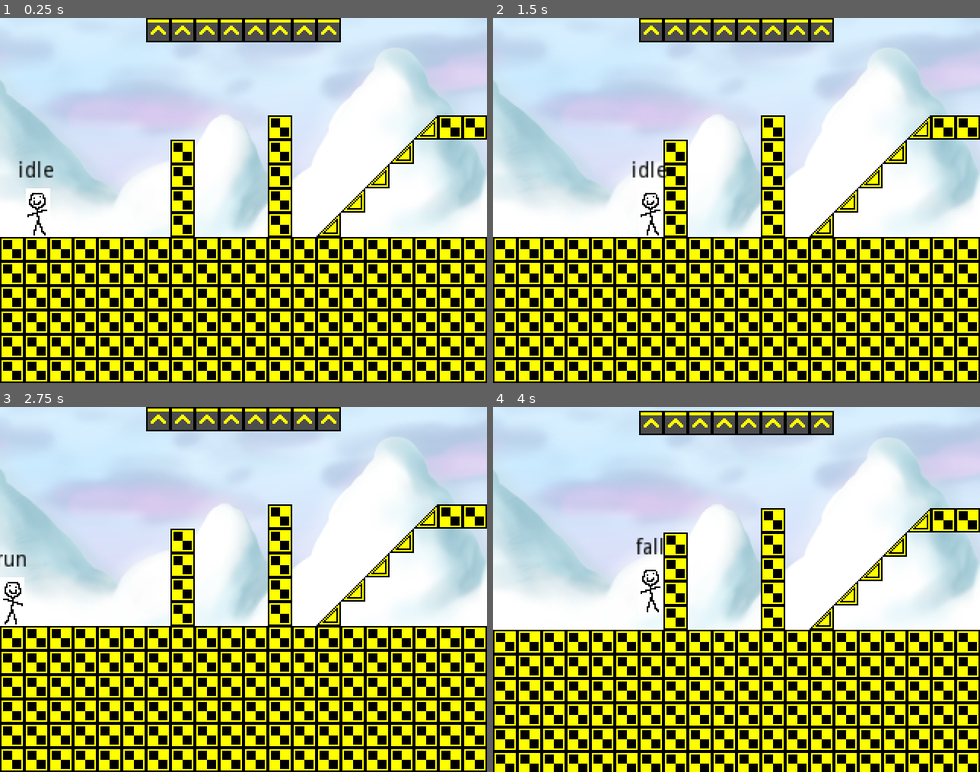
Above: before the commit, frames 1-4 (two rows, left to right).
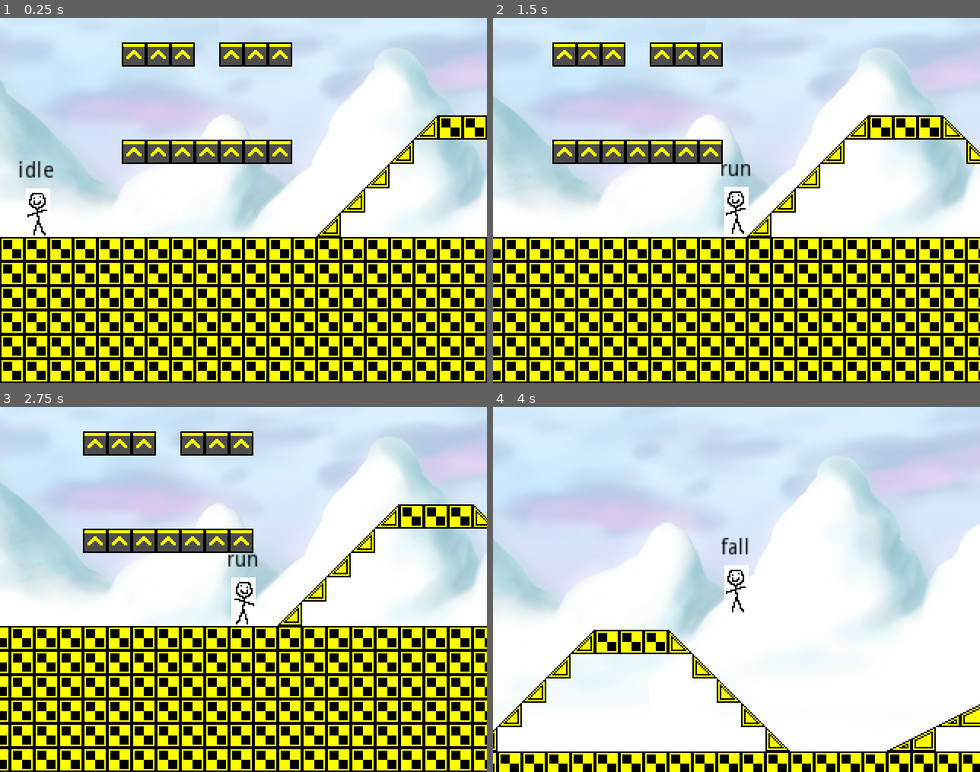
Above: after the commit, the same moments.

Repository: Alzter/RetroTux
Game: Godot game, scene res://Scenes/TestLevel.tscn
Same seed, same stepped clock (60 frames per second), same inputs: the game is played once before the commit and once after it.
Inputs:
- Up to frame 1 (0.25 s): no input
- Up to frame 2 (1.5 s): tap Enter at 0.5 s; hold Right (move_right) from 0.53 s (still down); tap X (jump) at 0.77 s
- Up to frame 3 (2.75 s): tap X (jump) at 1.52 s; release Right (move_right) at 2.03 s; hold Left (move_left) from 2.03 s (still down)
- Up to frame 4 (4 s): release Left (move_left) at 2.78 s; hold Right (move_right) from 2.78 s (still down); tap X (jump) at 3.02, 3.77 s

The runs differ from the first frame. In frame 1, 9.1% of the frame differs, in the area x 25-70%, y 0-60%; in frame 2, 40%; in frame 3, 38%; in frame 4, 57%, in the area x 0-100%, y 1-100%.

Commit message:
Hacky solution to fix slope related raycast bugs
Just change the entire hitbox when the player isn't on a slope!

i'm sure this won't cause bugs

Diff:
--- a/src/Scenes/Players/Player.gd
+++ b/src/Scenes/Players/Player.gd
@@ -39,3 +39,13 @@
 func camera_update():
 	position.x = clamp(position.x, camera.limit_left + 8, camera.limit_right - 8)
 	camera.position = position
+
+func hitbox_update():
+	var floor_normal = $SlopeDetector.get_collision_normal()
+	var on_slope = int(floor_normal != Vector2(0, -1) and (is_on_floor() or was_on_floor))
+
+	$Ray1.disabled = !on_slope
+	$Ray2.disabled = !on_slope
+	$Ray3.disabled = !on_slope
+	$HitboxSlope.disabled = !on_slope
+	$Hitbox.disabled = on_slope
--- a/src/Scenes/Players/Player.tscn
+++ b/src/Scenes/Players/Player.tscn
@@ -14,6 +14,9 @@
 
 [sub_resource type="RectangleShape2D" id=4]
 extents = Vector2( 8, 12 )
+
+[sub_resource type="RectangleShape2D" id=5]
+extents = Vector2( 8, 16 )
 
 [sub_resource type="RayShape2D" id=3]
 length = 16.0
@@ -37,20 +40,30 @@
 wait_time = 0.5
 one_shot = true
 
-[node name="CollisionShape2D" type="CollisionShape2D" parent="."]
+[node name="SlopeDetector" type="RayCast2D" parent="."]
+enabled = true
+cast_to = Vector2( 0, 32 )
+
+[node name="HitboxSlope" type="CollisionShape2D" parent="."]
 position = Vector2( 0, -4 )
 shape = SubResource( 4 )
 
-[node name="CollisionShape2D2" type="CollisionShape2D" parent="."]
+[node name="Hitbox" type="CollisionShape2D" parent="."]
+shape = SubResource( 5 )
+
+[node name="Ray1" type="CollisionShape2D" parent="."]
+position = Vector2( -8, 0 )
 shape = SubResource( 3 )
+disabled = true
 
-[node name="CollisionShape2D4" type="CollisionShape2D" parent="."]
+[node name="Ray2" type="CollisionShape2D" parent="."]
+shape = SubResource( 3 )
+disabled = true
+
+[node name="Ray3" type="CollisionShape2D" parent="."]
 position = Vector2( 8, 0 )
 shape = SubResource( 3 )
-
-[node name="CollisionShape2D3" type="CollisionShape2D" parent="."]
-position = Vector2( -8, 0 )
-shape = SubResource( 3 )
+disabled = true
 
 [node name="Label" type="Label" parent="."]
 anchor_left = 0.5
--- a/src/Scenes/Players/SMPlayer.gd
+++ b/src/Scenes/Players/SMPlayer.gd
@@ -8,6 +8,7 @@
 	call_deferred("set_state", "idle")
 
 func _state_logic(delta):
+	parent.hitbox_update()
 	_jump_inputs()
 	parent.move_input()
 	parent.apply_gravity(delta)
--- a/src/Scenes/TestLevel.tscn
+++ b/src/Scenes/TestLevel.tscn
@@ -23,17 +23,11 @@
 [sub_resource type="ConvexPolygonShape2D" id=6]
 points = PoolVector2Array( 16, 0, 0, 16, 0, 0, 16, 0 )
 
-[sub_resource type="ConvexPolygonShape2D" id=7]
-points = PoolVector2Array( 16, 16, 0, 16, 0, 0, 16, 8 )
+[sub_resource type="ConvexPolygonShape2D" id=12]
+points = PoolVector2Array( 0, 0, 32, 16, 0, 16 )
 
-[sub_resource type="ConvexPolygonShape2D" id=8]
-points = PoolVector2Array( 0, 8, 16, 16, 0, 16 )
-
-[sub_resource type="ConvexPolygonShape2D" id=9]
-points = PoolVector2Array( 16, 16, 0, 16, 0, 8, 16, 0 )
-
-[sub_resource type="ConvexPolygonShape2D" id=10]
-points = PoolVector2Array( 16, 16, 0, 16, 16, 8 )
+[sub_resource type="ConvexPolygonShape2D" id=13]
+points = PoolVector2Array( 32, 16, 0, 16, 32, 0 )
 
 [sub_resource type="TileSet" id=11]
 0/name = "test.png 0"
@@ -63,8 +57,8 @@
 1/shapes = [ {
 "autotile_coord": Vector2( 0, 0 ),
 "one_way": true,
-"one_way_margin": 1.0,
-"shape": SubResource( 2 ),
+"one_way_margin": 0.0,
+"shape": SubResource( 14 ),
 "shape_transform": Transform2D( 1, 0, 0, 1, 0, 0 )
 } ]
 1/z_index = 0
@@ -136,7 +130,7 @@
 6/texture = ExtResource( 1 )
 6/tex_offset = Vector2( 0, 0 )
 6/modulate = Color( 1, 1, 1, 1 )
-6/region = Rect2( 48, 0, 16, 16 )
+6/region = Rect2( 48, 0, 32, 16 )
 6/tile_mode = 0
 6/occluder_offset = Vector2( 0, 0 )
 6/navigation_offset = Vector2( 0, 0 )
@@ -144,7 +138,7 @@
 "autotile_coord": Vector2( 0, 0 ),
 "one_way": false,
 "one_way_margin": 1.0,
-"shape": SubResource( 7 ),
+"shape": SubResource( 12 ),
 "shape_transform": Transform2D( 1, 0, 0, 1, 0, 0 )
 } ]
 6/z_index = 0
@@ -152,7 +146,7 @@
 7/texture = ExtResource( 1 )
 7/tex_offset = Vector2( 0, 0 )
 7/modulate = Color( 1, 1, 1, 1 )
-7/region = Rect2( 64, 0, 16, 16 )
+7/region = Rect2( 48, 16, 32, 16 )
 7/tile_mode = 0
 7/occluder_offset = Vector2( 0, 0 )
 7/navigation_offset = Vector2( 0, 0 )
@@ -160,42 +154,10 @@
 "autotile_coord": Vector2( 0, 0 ),
 "one_way": false,
 "one_way_margin": 1.0,
-"shape": SubResource( 8 ),
+"shape": SubResource( 13 ),
 "shape_transform": Transform2D( 1, 0, 0, 1, 0, 0 )
 } ]
 7/z_index = 0
-8/name = "test.png 8"
-8/texture = ExtResource( 1 )
-8/tex_offset = Vector2( 0, 0 )
-8/modulate = Color( 1, 1, 1, 1 )
-8/region = Rect2( 64, 16, 16, 16 )
-8/tile_mode = 0
-8/occluder_offset = Vector2( 0, 0 )
-8/navigation_offset = Vector2( 0, 0 )
-8/shapes = [ {
-"autotile_coord": Vector2( 0, 0 ),
-"one_way": false,
-"one_way_margin": 1.0,
-"shape": SubResource( 9 ),
-"shape_transform": Transform2D( 1, 0, 0, 1, 0, 0 )
-} ]
-8/z_index = 0
-9/name = "test.png 9"
-9/texture = ExtResource( 1 )
-9/tex_offset = Vector2( 0, 0 )
-9/modulate = Color( 1, 1, 1, 1 )
-9/region = Rect2( 48, 16, 16, 16 )
-9/tile_mode = 0
-9/occluder_offset = Vector2( 0, 0 )
-9/navigation_offset = Vector2( 0, 0 )
-9/shapes = [ {
-"autotile_coord": Vector2( 0, 0 ),
-"one_way": false,
-"one_way_margin": 1.0,
-"shape": SubResource( 10 ),
-"shape_transform": Transform2D( 1, 0, 0, 1, 0, 0 )
-} ]
-9/z_index = 0
 
 [node name="Node2D" type="Node2D"]
 
@@ -203,7 +165,7 @@
 tile_set = SubResource( 11 )
 cell_size = Vector2( 16, 16 )
 format = 1
-tile_data = PoolIntArray( -589818, 1, 0, -589817, 1, 0, -589816, 1, 0, -589815, 1, 0, -589814, 1, 0, -589813, 1, 0, -589812, 1, 0, -589811, 1, 0, -327669, 0, 0, -327663, 2, 0, -327662, 0, 0, -327661, 0, 0, -327660, 0, 0, -327659, 3, 0, -327642, 9, 0, -327641, 8, 0, -327640, 0, 0, -327639, 0, 0, -327638, 0, 0, -327637, 6, 0, -327636, 7, 0, -262137, 0, 0, -262133, 0, 0, -262128, 2, 0, -262122, 3, 0, -262108, 9, 0, -262107, 8, 0, -262099, 6, 0, -262098, 7, 0, -196601, 0, 0, -196597, 0, 0, -196593, 2, 0, -196585, 3, 0, -196574, 9, 0, -196573, 8, 0, -196561, 6, 0, -196560, 7, 0, -131065, 0, 0, -131061, 0, 0, -131058, 2, 0, -131048, 3, 0, -131040, 9, 0, -131039, 8, 0, -131023, 6, 0, -131022, 7, 0, -65529, 0, 0, -65525, 0, 0, -65523, 2, 0, -65511, 3, 0, -65506, 9, 0, -65505, 8, 0, -65485, 6, 0, -65484, 7, 0, 0, 0, 0, 1, 0, 0, 2, 0, 0, 3, 0, 0, …(5485 unchanged characters)…
+tile_data = PoolIntArray( -524283, 1, 0, -524282, 1, 0, -524281, 1, 0, -524279, 1, 0, -524278, 1, 0, -524277, 1, 0, -327663, 2, 0, -327662, 0, 0, -327661, 0, 0, -327660, 0, 0, -327659, 3, 0, -327642, 7, 0, -327641, 8, 0, -327640, 0, 0, -327639, 0, 0, -327638, 0, 0, -327637, 6, 0, -262139, 1, 0, -262138, 1, 0, -262137, 1, 0, -262136, 1, 0, -262135, 1, 0, -262134, 1, 0, -262133, 1, 0, -262128, 2, 0, -262122, 3, 0, -262108, 7, 0, -262107, 8, 0, -262099, 6, 0, -196593, 2, 0, -196585, 3, 0, -196574, 7, 0, -196573, 8, 0, -196561, 6, 0, -131058, 2, 0, -131048, 3, 0, -131040, 7, 0, -131039, 8, 0, -131023, 6, 0, -65523, 2, 0, -65511, 3, 0, -65506, 7, 0, -65505, 8, 0, -65485, 6, 0, 0, 0, 0, 1, 0, 0, 2, 0, 0, 3, 0, 0, …(5485 unchanged characters)…
 
 [node name="Player" parent="." instance=ExtResource( 2 )]
 position = Vector2( 25, -29 )
Not shown: 1 places in src/Scenes/Players/Player.tscn that only renumber resources
Not shown: 2 places in src/Scenes/TestLevel.tscn that only renumber resources
